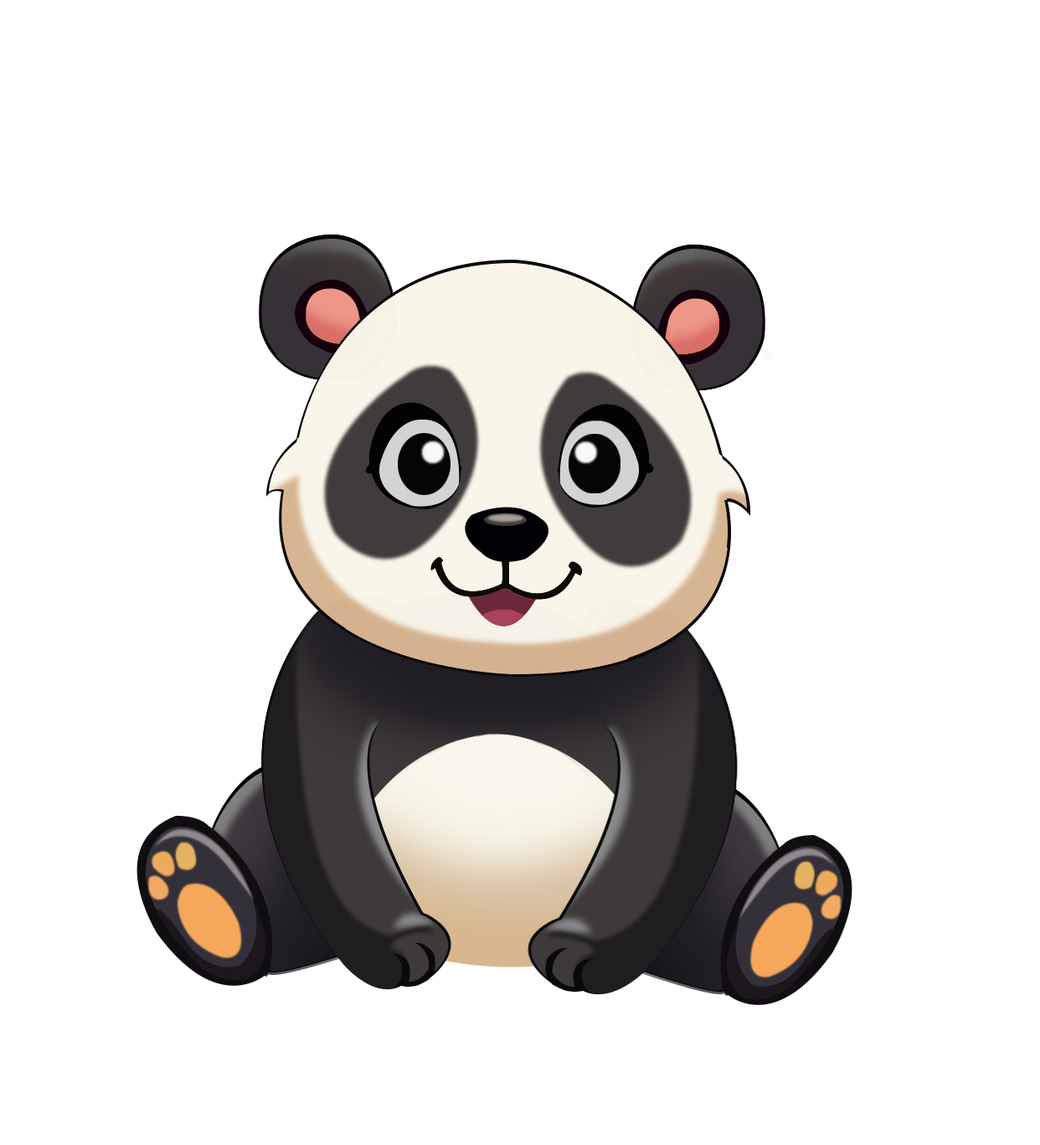
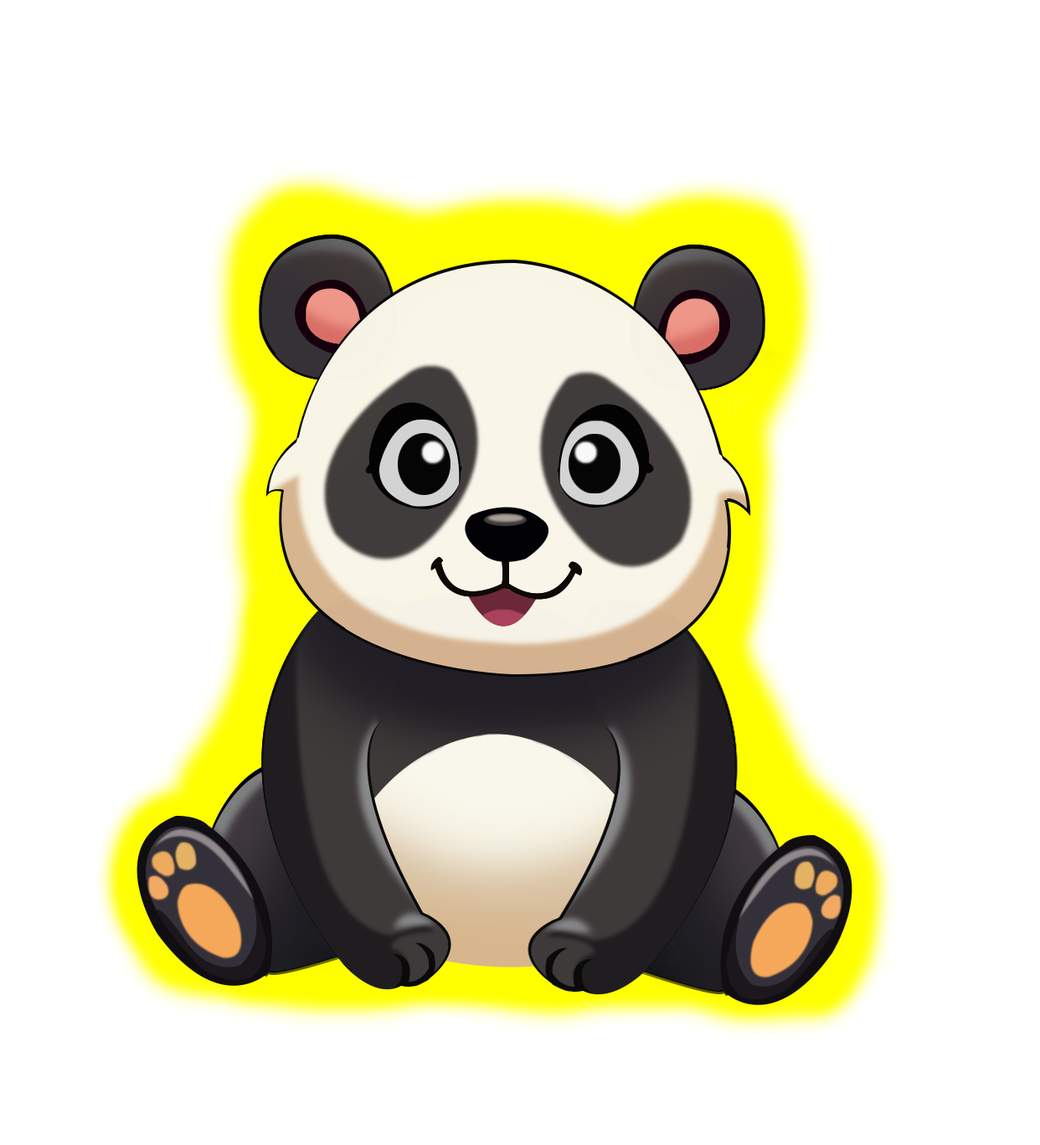
Layers edited between the first and the second 1040x1145 image:
added layer "Layer 4" above "Layer 3" over left=92, top=164, right=898, bottom=1040
added layer "Layer 3" above "Layer 1" over left=211, top=184, right=819, bottom=773
